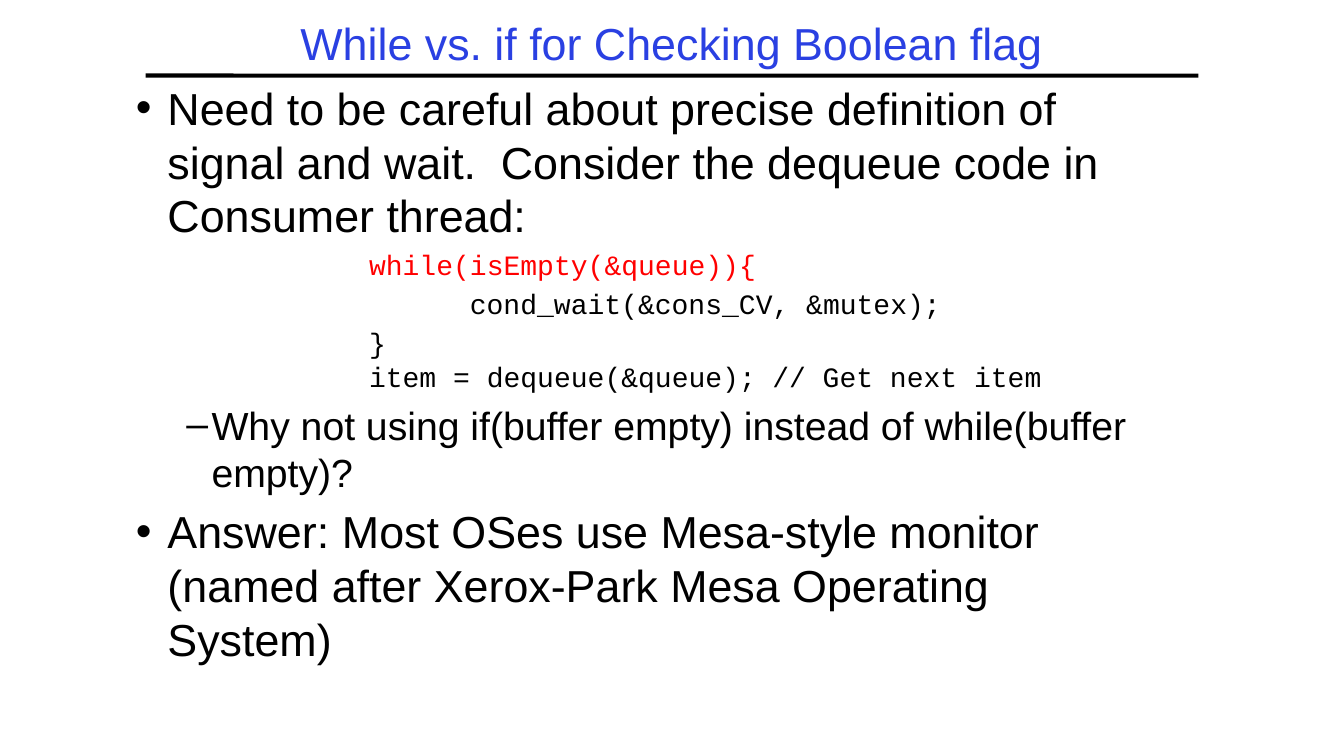
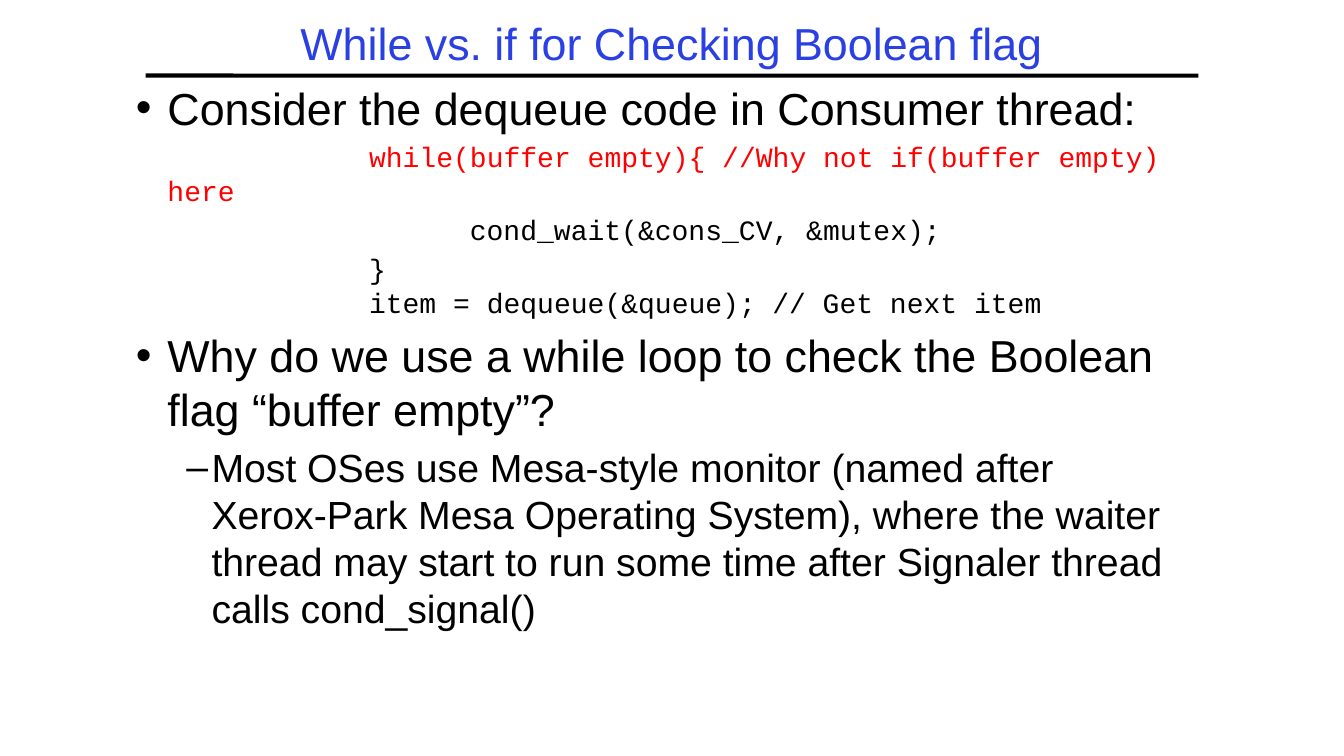
Before and after one commit to guhofstra/CSC256Fa25, a slide deck: slide 39 of PPTs/L3-Synchronization.pptx. Drawn at 1344x756 pixels with LibreOffice and Linux fonts; fonts in the diff are those of the drawing. Boxes give left, top, right and bottom in pixels: in the first picture for what was removed or moved away, otherwise in the second. Text is boxed around its words. In the diff, an @@ line names an element or a change of style, - is before the commit and + after.

```diff
--- a/PPTs/L3-Synchronization.pptx
+++ b/PPTs/L3-Synchronization.pptx
@@ text at [167, 92, 1160, 202]: text changed; size 32 to 20 pt; font Arial to Courier New; text colour #000000 to #FF0000 @@
-• Need to be careful about precise definition of signal and wait. Consider the dequeue code in Consumer thread:
-while(isEmpty(&queue)){
+• Consider the dequeue code in Consumer thread:
+while(buffer empty){ //Why not if(buffer empty) here
@@ text at [167, 339, 1162, 631]: text changed; size 32 to 28 pt @@
-  – Why not using if(buffer empty) instead of while(buffer empty)?
-• Answer: Most OSes use Mesa-style monitor (named after Xerox-Park Mesa Operating System)
+• Why do we use a while loop to check the Boolean flag “buffer empty”?
+  – Most OSes use Mesa-style monitor (named after Xerox-Park Mesa Operating System), where the waiter thread may start to run some time after Signaler thread calls cond_signal()
```
Also in this commit, not shown: 12 other slides changed, 2 slides added, 1 slide removed, 1 other file.
